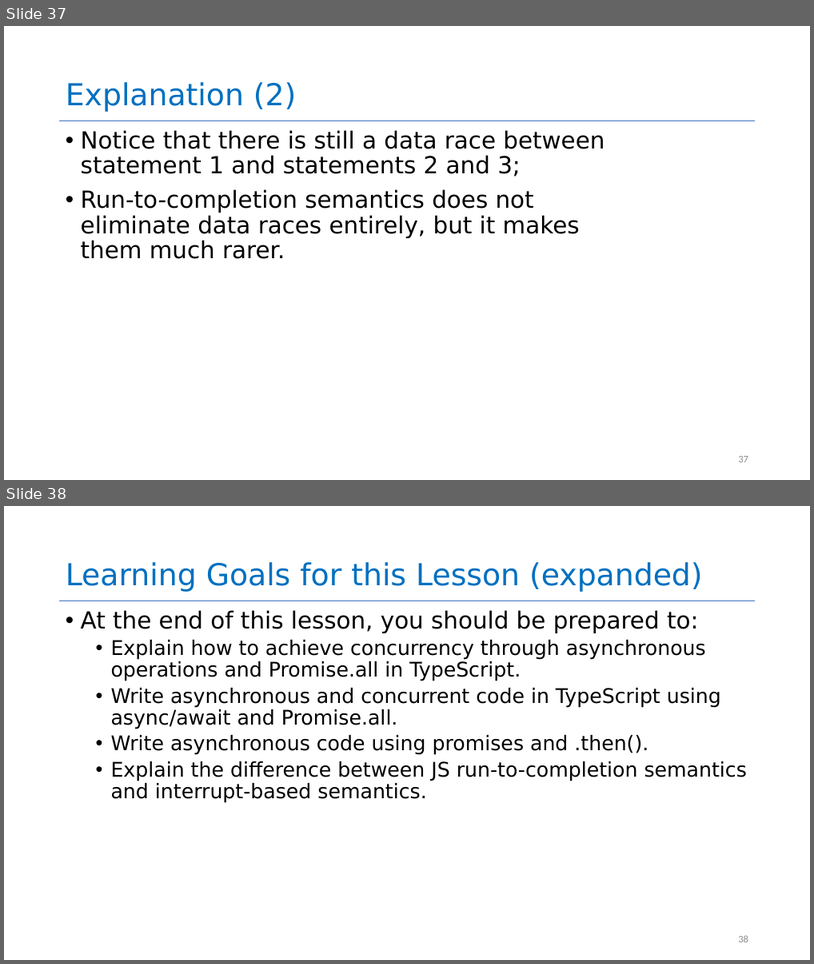
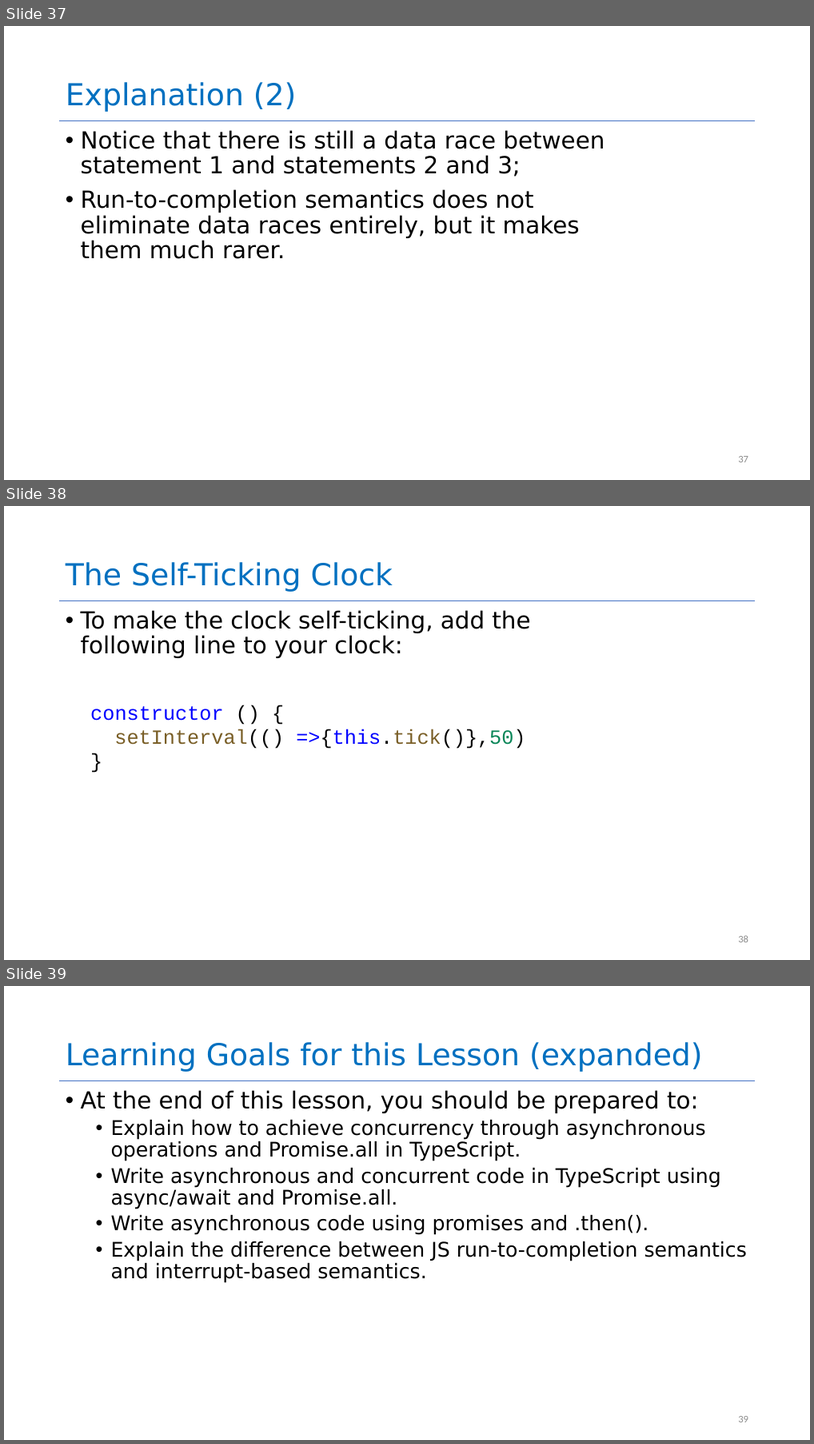
Before and after one commit to neu-se/CS4530-Fall-2022, a slide deck: Slides/Module 05 Concurrency Patterns in Typescript.pptx. Shown one above the other, each under a label of ours: slides 37 and 38 before the commit, slides 37, 38 and 39 after it. The pictures are 814x964 and 814x1444 pixels, drawn with LibreOffice and Linux fonts; fonts in the diff are those of the drawing. Boxes give left, top, right and bottom in pixels: in the first picture for what was removed or moved away, otherwise in the second. Text is boxed around its words. In the diff, an @@ line names an element or a change of style, - is before the commit and + after.

Commit message:
added solution to SelfTicking clock

```diff
--- a/Slides/Module 05 Concurrency Patterns in Typescript.pptx
+++ b/Slides/Module 05 Concurrency Patterns in Typescript.pptx
@@ slide 38 added at [4, 506, 810, 960], background #FFFFFF; not listed: 1 template element that a slide beside it also shows @@
@@ title added at [66, 562, 394, 592], 36 pt, text #0070C0 @@
+The Self-Ticking Clock
@@ text added at [81, 610, 530, 658], 28 pt, text #000000 @@
+• To make the clock self-ticking, add the following line to your clock:
@@ text added at [90, 706, 526, 748], 24 pt, text #0000FF @@
+constructor () {
+setInterval(() =>{this.tick()},50)
+}
@@ page number added at [738, 935, 749, 942], 12 pt, text #8C8C8C @@
+38
@@ what was slide 38 is now slide 39 @@
```
Also in this commit, not shown: 1 other file.
